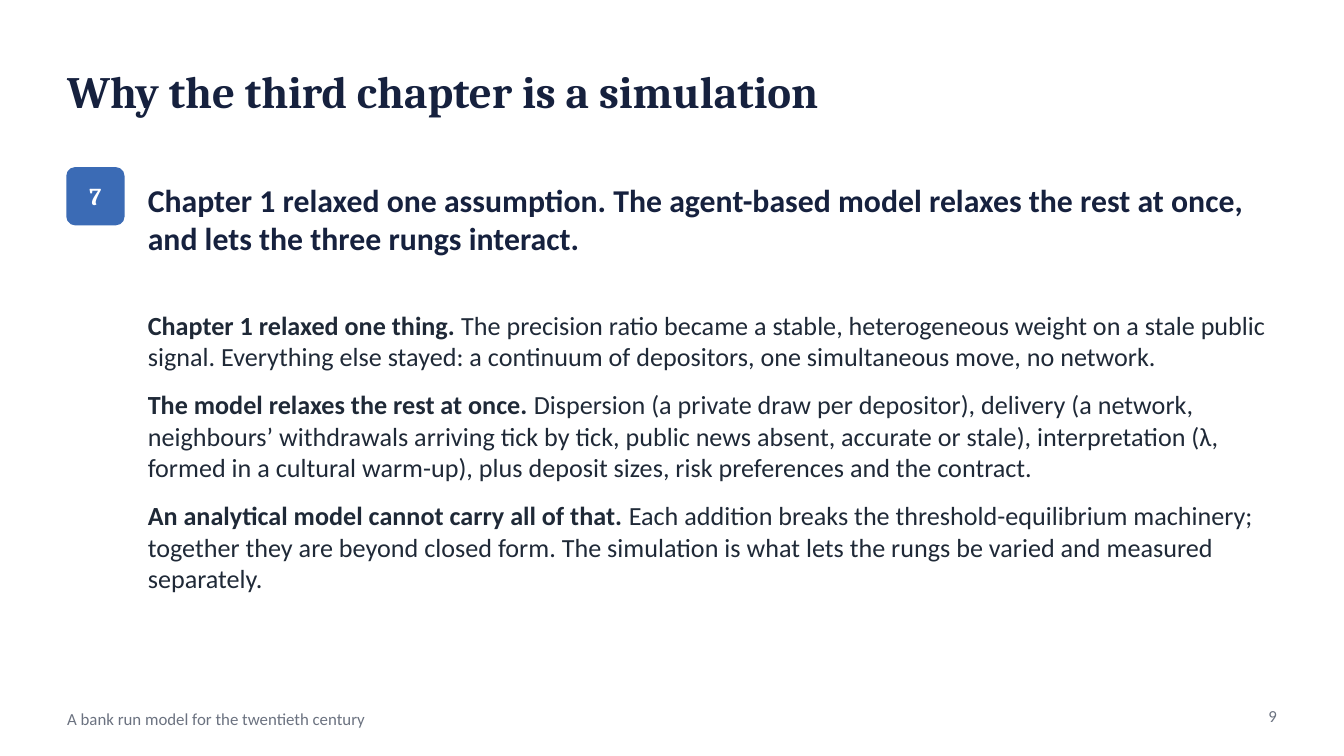
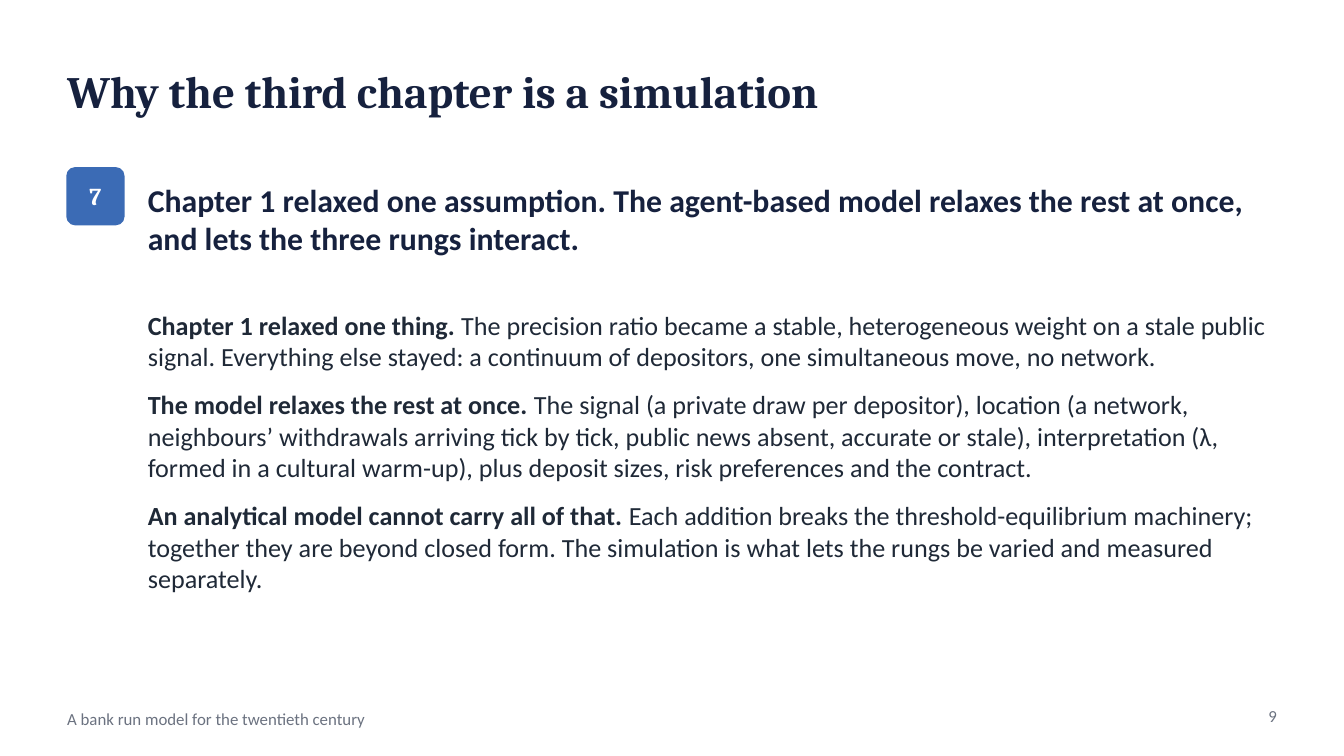
Before and after one commit to wlstover/BankRuns5, a slide deck: slide 9 of docs/deck_2026-10-26_seminar.pptx. Drawn at 1344x756 pixels with LibreOffice and Linux fonts; fonts in the diff are those of the drawing. Boxes give left, top, right and bottom in pixels: in the first picture for what was removed or moved away, otherwise in the second. Text is boxed around its words. In the diff, an @@ line names an element or a change of style, - is before the commit and + after.

```diff
--- a/docs/deck_2026-10-26_seminar.pptx
+++ b/docs/deck_2026-10-26_seminar.pptx
@@ text at box(148, 395, 1218, 482): text changed @@
-• The model relaxes the rest at once. Dispersion (a private draw per depositor), delivery (a network, neighbours’ withdrawals arriving tick by tick, public news absent, accurate or stale), interpretation (λ, formed in a cultural warm-up), plus deposit sizes, risk preferences and the contract.
+• The model relaxes the rest at once. The signal (a private draw per depositor), location (a network, neighbours’ withdrawals arriving tick by tick, public news absent, accurate or stale), interpretation (λ, formed in a cultural warm-up), plus deposit sizes, risk preferences and the contract.
```
Also in this commit, not shown: 2 other slides changed, 4 other files.
